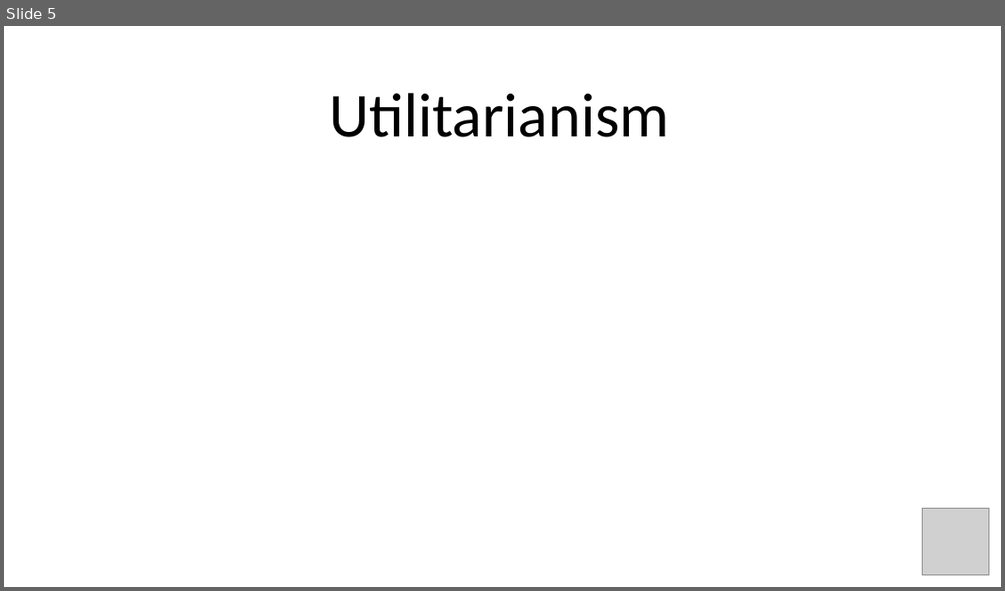
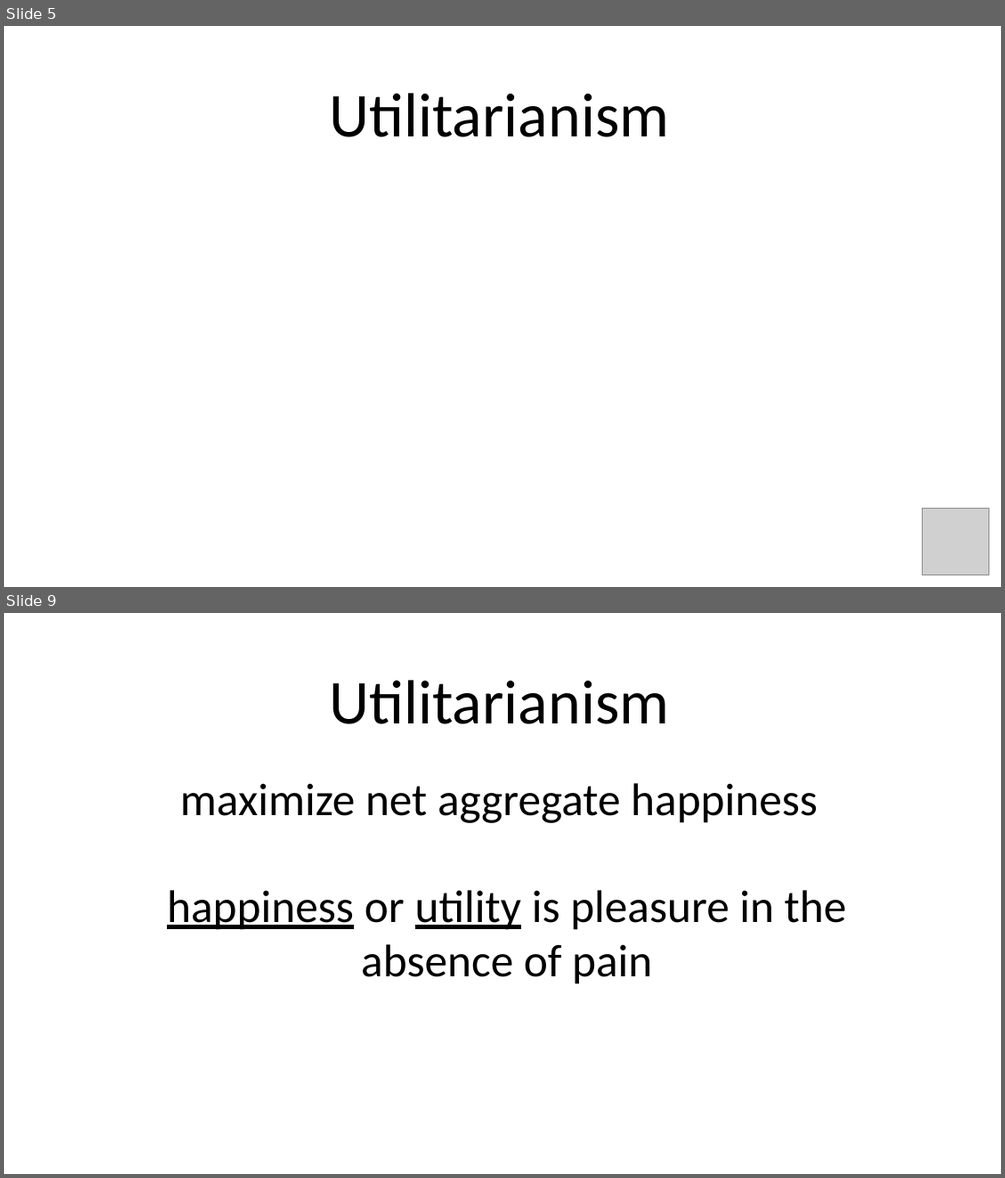
Before and after one commit to winkelmantanner/winkelmantanner.github.io, a slide deck: Presentation1.pptx. Shown one above the other, each under a label of ours: slide 5 before the commit, slides 5 and 9 after it; the slides between them are not shown. The pictures are 1005x591 and 1005x1178 pixels, drawn with LibreOffice and Linux fonts; fonts in the diff are those of the drawing; grey boxes stand for pictures. Boxes give left, top, right and bottom in pixels: in the first picture for what was removed or moved away, otherwise in the second. Text is boxed around its words. In the diff, an @@ line names an element or a change of style, - is before the commit and + after.

```diff
--- a/Presentation1.pptx
+++ b/Presentation1.pptx
@@ slide 9 added at <box>4,613,1001,1174</box>, background #FFFFFF @@
@@ title added at <box>329,680,669,724</box>, 60 pt, text #000000 @@
+Utilitarianism
@@ text added at <box>180,783,817,823</box>, 44 pt, text #000000 @@
+maximize net aggregate happiness
@@ text added at <box>167,890,847,984</box>, 44 pt, text #000000 @@
+happiness or utility is pleasure in the absence of pain
```
Also in this commit, not shown: 1 slide changed, 11 other slides added, 2 other files.
